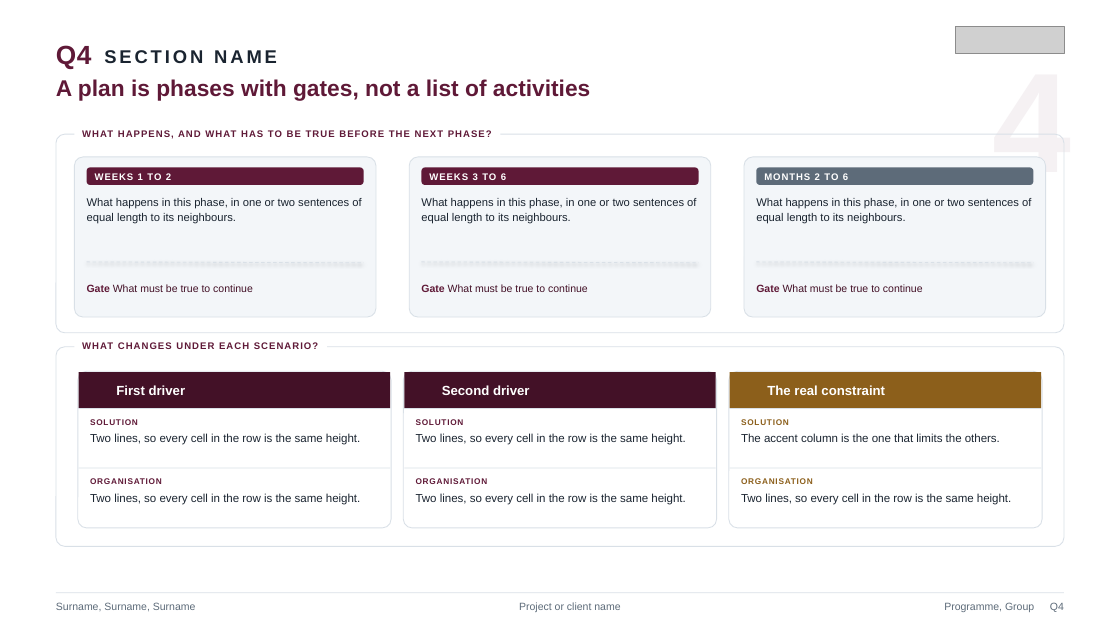
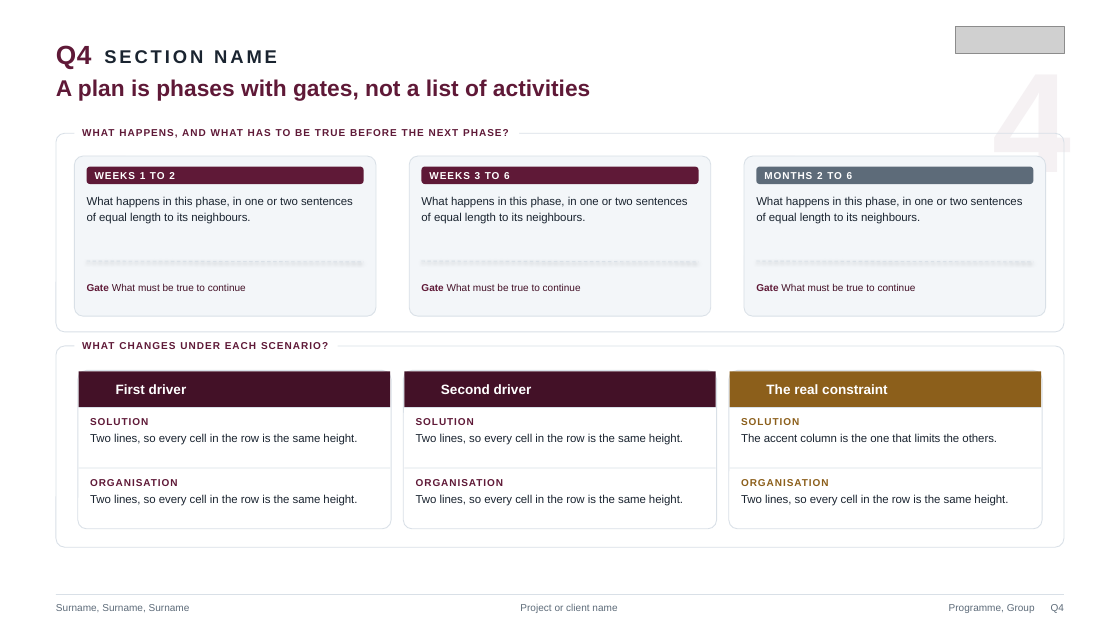
Before and after one commit to Sillvs/edhec-project-template, a slide deck: slide 5 of slides/slides.pptx. Drawn at 1120x630 pixels with LibreOffice and Linux fonts; fonts in the diff are those of the drawing; grey boxes stand for pictures; background and template pictures are left out. Boxes give left, top, right and bottom in pixels: in the first picture for what was removed or moved away, otherwise in the second. Text is boxed around its words. In the diff, an @@ line names an element or a change of style, - is before the commit and + after.

Commit message:
design: snap type, spacing and radius onto one scale; fix four AA contrast failures
Type came in 35 different sizes across the two slide files, nine of them below
the 11.5px floor where the PowerPoint export drops under 8.6pt. Snapped 49 of 53
to nine rungs, raised the sub-floor ones, left 11 named display sizes off-scale.

Gaps onto ten rungs, radii onto three, each value moving at most 1px.

Contrast, recomputed from the shipped tokens rather than assumed:
  .verdict.warm, .cellflag.warm  white on --orange  3.04:1 -> --orange-dark 5.57:1
  td.i2                          white on --int2    4.21:1 -> #A4627D      4.54:1
  .band.green                    white on --olive   4.14:1 -> class deleted

--int2 moved 7% towards the brand burgundy, which is the smallest step that
clears AA and keeps the ramp monotone.

Deleted the ancestor debris the colour migration never mapped: --olive,
--olive-dark, li.g, .band.green, .hl/.hb/.ho and .fdot.oA-oD, all verified at
zero usages in any shipped file.

Verified: both templates rebuilt, all 8 pages rasterised and diffed against a
pre-migration baseline. No pinned-height box overflowed from the raised floor.

Closes TODO items 7 and 9.

```diff
--- a/slides/slides.pptx
+++ b/slides/slides.pptx
@@ rectangle "WHAT HAPPENS, AND WHAT HAS ..." at [75,127,519,137]: size 8.2 to 8.6 pt, letter spacing 0.8 to 0.9 pt @@
@@ rectangle "WHAT HAPPENS, AND WHAT HAS ...": place and size @@
-rectangle "WHAT HAPPENS, AND WHAT HAS ..." at [75,128,501,138]
+rectangle "WHAT HAPPENS, AND WHAT HAS ..." at [75,127,519,137]
@@ size 8.2 to 8.6 pt, letter spacing 0.7 to 0.8 pt in 3 elements at [87,166,364,184], [422,166,699,184], [756,166,1033,184] @@
@@ rectangle "WHAT CHANGES UNDER EACH SCENARIO?": place and size @@
-rectangle "WHAT CHANGES UNDER EACH SCENARIO?" at [75,341,328,351]
+rectangle "WHAT CHANGES UNDER EACH SCENARIO?" at [75,340,339,350]
@@ rectangle "WHAT CHANGES UNDER EACH SCENARIO?" at [75,340,339,350]: size 8.2 to 8.6 pt, letter spacing 0.8 to 0.9 pt @@
@@ size 9.6 to 9.8 pt; line spacing 13pt to 13.2pt in 3 elements at [87,196,353,224], [756,196,1023,224], [421,196,688,224] @@
@@ size 9 to 8.6 pt; line spacing 11.9pt to 11.4pt in 3 elements at [421,283,581,291], [756,283,916,291], [499,213,509,221] @@
@@ size 11.2 to 11.6 pt in 3 elements at [766,384,888,394], [116,384,187,394], [441,384,532,394] @@
@@ proportions changed in 4 elements at [56,346,1065,548], [78,371,392,529], [403,371,717,529], [729,371,1043,529] @@
@@ size 7.1 to 8.6 pt, letter spacing 0.6 to 0.8 pt in 6 elements at [90,418,148,425], [90,479,178,486], [416,418,474,425], [416,479,504,486], [741,418,799,425], [741,479,829,486] @@
@@ size 9.9 to 9.8 pt; line spacing 13.1pt to 12.9pt in 6 elements at [90,433,357,445], [416,433,683,445], [741,433,997,442], [90,494,357,506], [416,494,683,506], [741,494,1008,506] @@
@@ size 9 to 8.6 pt in 4 elements at [520,604,589,613], [949,604,1035,613], [56,604,190,612], [1051,604,1064,613] @@
```
Also in this commit, not shown: 5 other slides changed, 6 other files.
